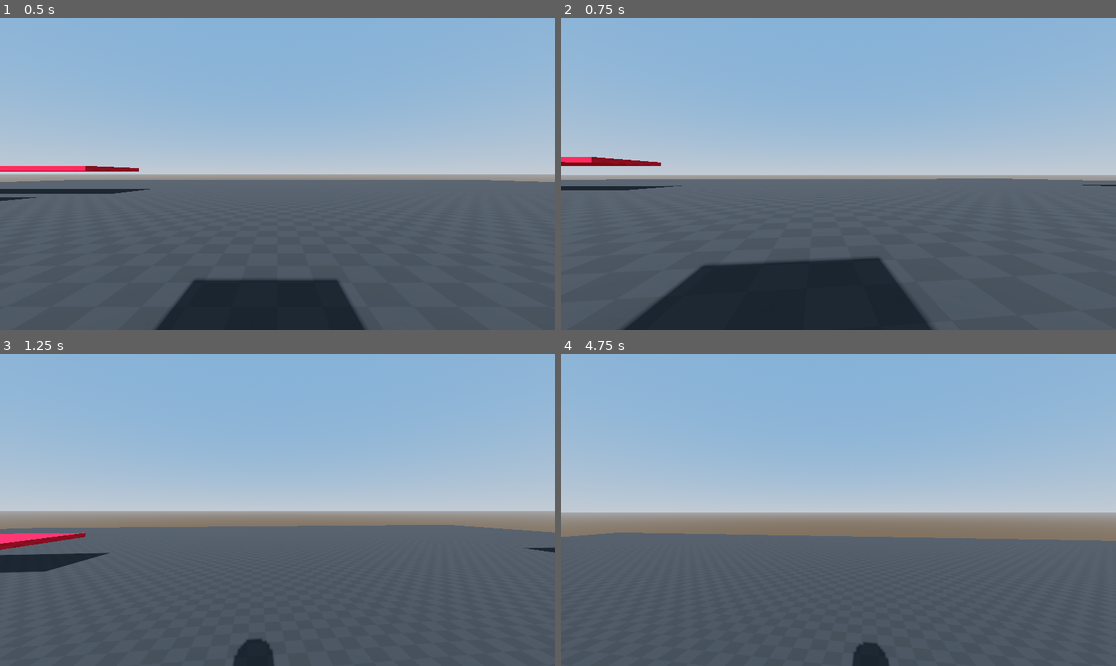
Above: before the commit, frames 1-4 (two rows, left to right).
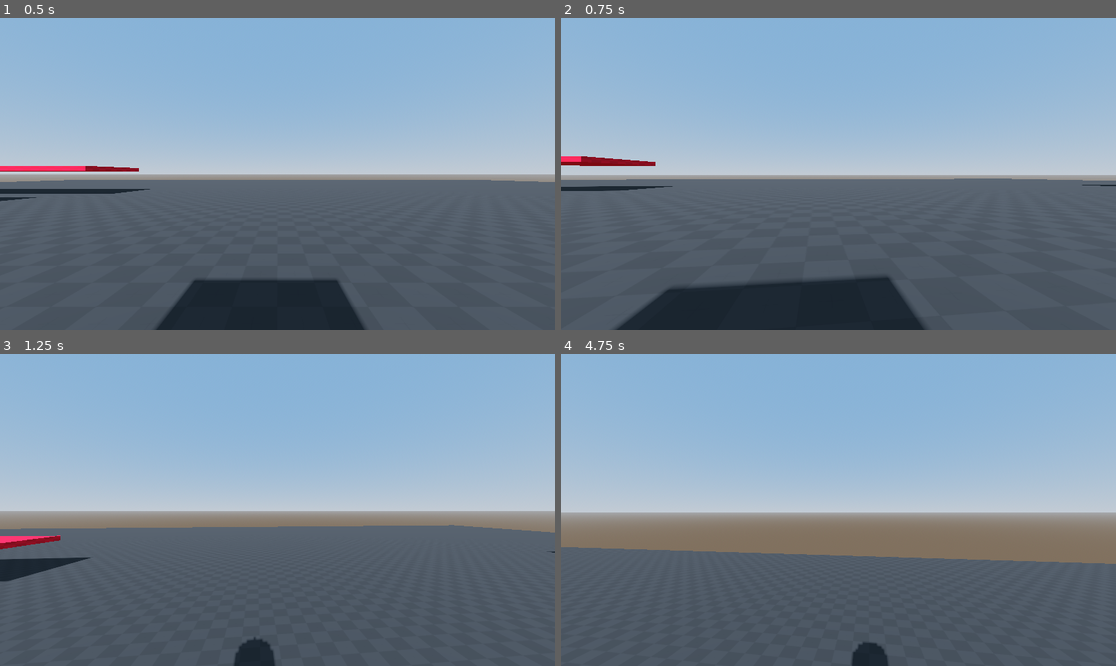
Above: after the commit, the same moments.

Repository: Lilhappy19/Karlson_remaster
Game: Godot game, scene res://scenes/main.tscn
Same seed, same stepped clock (60 frames per second), same inputs: the game is played once before the commit and once after it.
Inputs (mouse positions are in pixels of both pictures, inside the frame that each line leads up to):
- Up to frame 1 (0.5 s): no input
- Up to frame 2 (0.75 s): tap Enter at 0.5 s; move the mouse to (866, 174) at 0.52 s; hold W (Move_Forward) from 0.53 s (still down); hold Ctrl (Move_Crouch_Slide) from 0.53 s (still down)
- Up to frame 3 (1.25 s): keep holding W (Move_Forward); keep holding Ctrl (Move_Crouch_Slide); tap Space (Move_Jump) at 0.77 s; tap Shift (Move_Sprint) at 0.8 s
- Up to frame 4 (4.75 s): keep holding W (Move_Forward); move the mouse to (810, 510) at 1.27 s; release Ctrl (Move_Crouch_Slide) at 1.28 s; tap Shift (Move_Sprint) at 1.35, 2.3, 2.85, 3.8, 4.35 s; tap Space (Move_Jump) at 1.52, 3.02, 3.77, 4.52 s; tap Ctrl (Move_Crouch_Slide) at 1.55, 3.05, 4.55 s; move the mouse to (849, 503) at 2.02 s; hold Ctrl (Move_Crouch_Slide) 2.03-2.78 s; move the mouse to (832, 516) at 2.77 s; move the mouse to (877, 513) at 3.52 s; hold Ctrl (Move_Crouch_Slide) 3.53-4.28 s; move the mouse to (794, 506) at 4.27 s

Frame 1 is identical in both runs. In frame 2, 2.7% of the frame differs, in the area x 0-98%, y 44-100%; in frame 3, 0.8%; in frame 4, 6.1%, in the area x 0-100%, y 57-99%.

Commit message:
fix: movement

Diff:
--- a/scripts/Player.gd
+++ b/scripts/Player.gd
@@ -2,7 +2,7 @@
 
 class_name Player
 
-@export var speed : float = 300
+@export var speed : float = 10
 @export var speed_M : float = 2
 @export var jump_force : float = 20
 @export var camera_sensitivity : float = 1
@@ -29,13 +29,13 @@
 func _physics_process(_delta: float) -> void:
 	_camera(_delta)
 	if mouse_lock:
-		_movement(_delta)
+		_movement()
 		_change_shape()
 
 func _ray_update():
 	ground_check_shape.force_shapecast_update()
 
-func _movement(_delta : float):
+func _movement():
 	_ray_update()
 	var dir : Vector3 = Vector3.ZERO
 
@@ -55,14 +55,14 @@
 	dir = dir.normalized().rotated(Vector3.UP,rotation.y)
 
 	if Input.is_action_pressed("Move_Crouch_Slide"):
-		linear_velocity.z = dir.z * speed / speed_M * _delta
-		linear_velocity.x = dir.x * speed / speed_M * _delta
+		linear_velocity.z = dir.z * speed / speed_M
+		linear_velocity.x = dir.x * speed / speed_M
 	elif Input.is_action_pressed("Move_Sprint"):
-		linear_velocity.z = dir.z * speed * speed_M * _delta
-		linear_velocity.x = dir.x * speed * speed_M * _delta
+		linear_velocity.z = dir.z * speed * speed_M
+		linear_velocity.x = dir.x * speed * speed_M
 	else:
-		linear_velocity.z = dir.z * speed * _delta
-		linear_velocity.x = dir.x * speed * _delta
+		linear_velocity.z = dir.z * speed
+		linear_velocity.x = dir.x * speed
 
 func _camera(_delta : float):
 	_mouse_lock()
